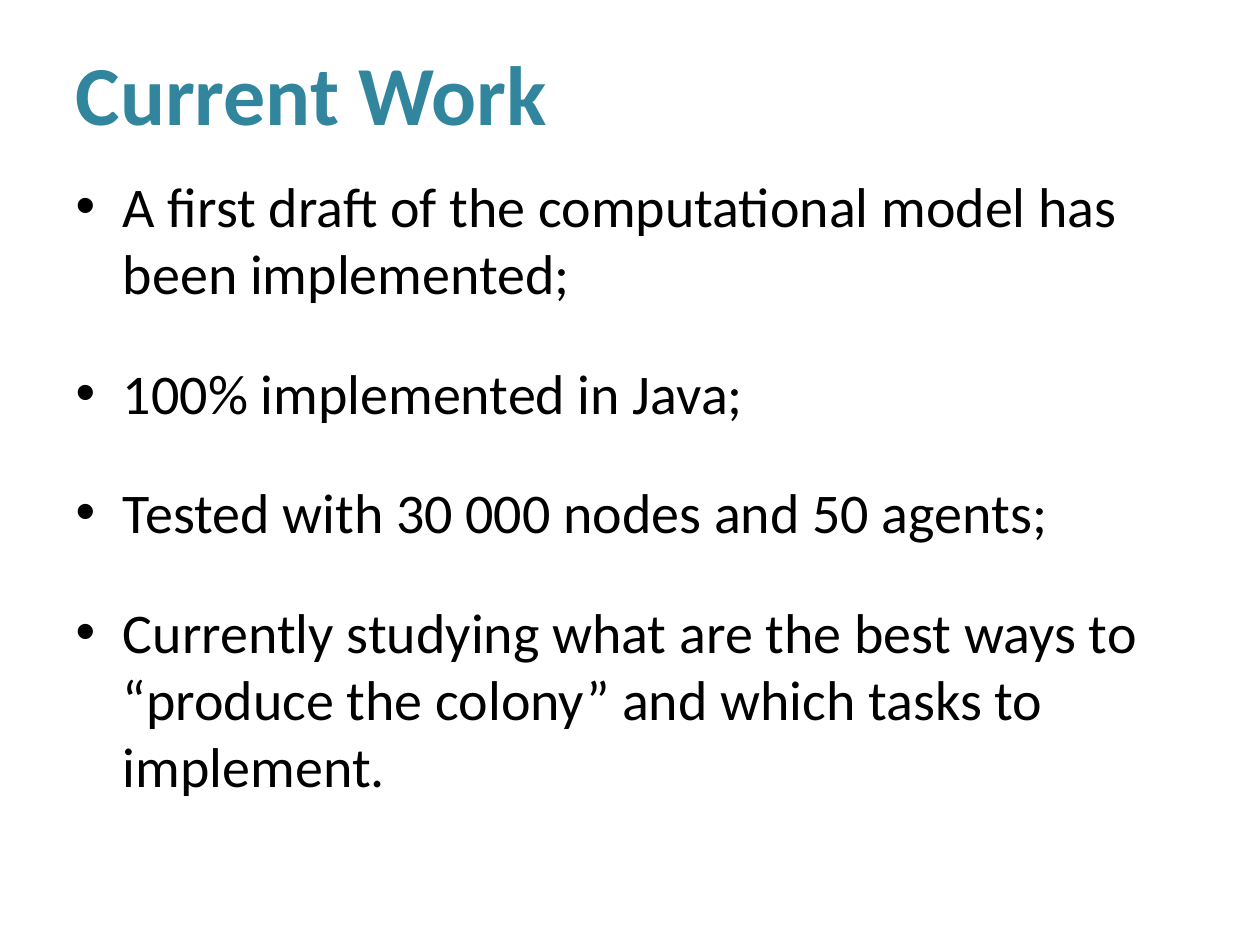
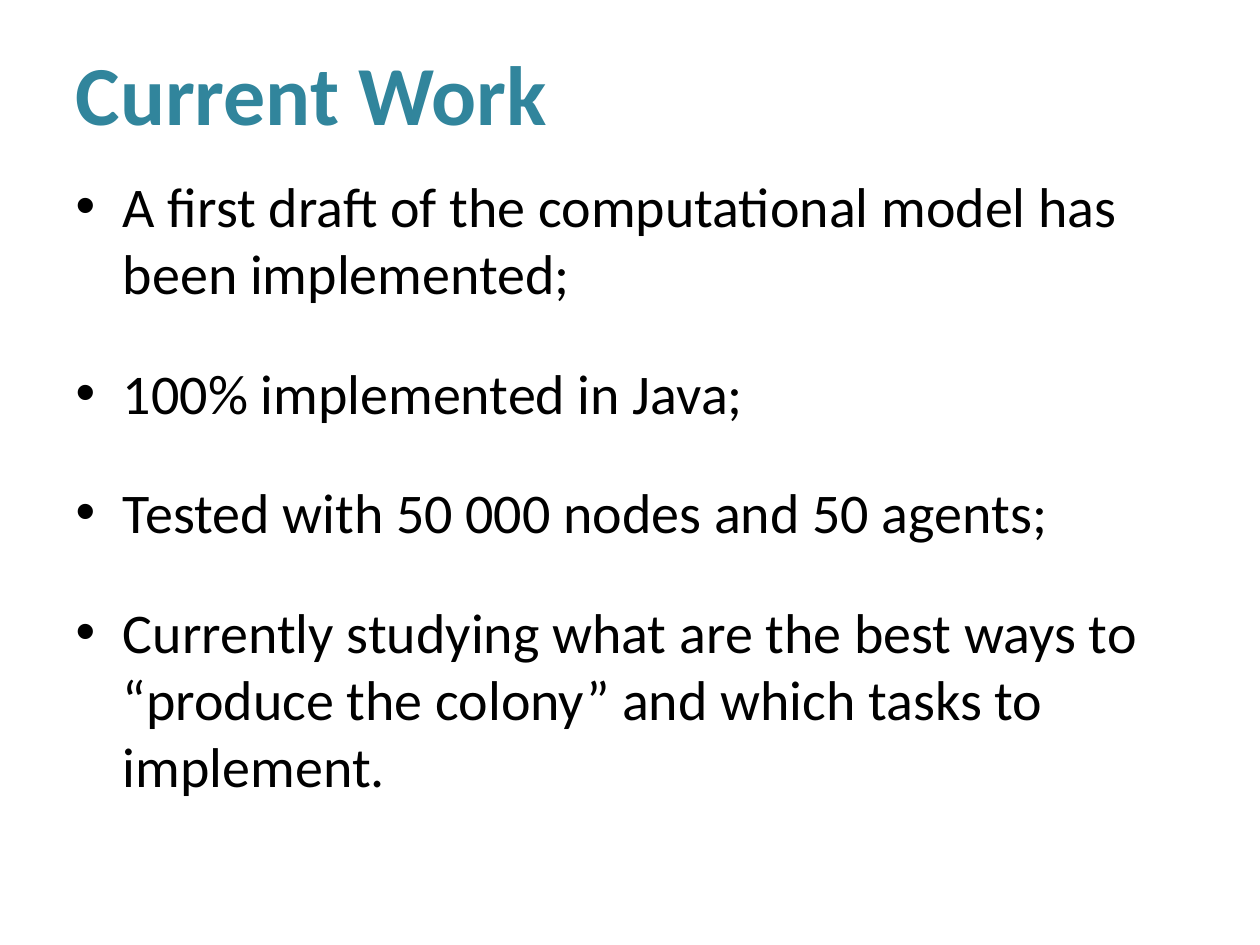
Before and after one commit to luiz-filipe/msc-project, a slide deck: slide 11 of presentation-june/Presentation.pptx. Drawn at 1260x945 pixels with LibreOffice and Linux fonts; fonts in the diff are those of the drawing; background and template pictures are left out. Boxes give left, top, right and bottom in pixels: in the first picture for what was removed or moved away, otherwise in the second. Text is boxed around its words. In the diff, an @@ line names an element or a change of style, - is before the commit and + after.

```diff
--- a/presentation-june/Presentation.pptx
+++ b/presentation-june/Presentation.pptx
@@ text at (123, 494, 1047, 543): text changed @@
-• Tested with 30 000 nodes and 50 agents;
+• Tested with 50 000 nodes and 50 agents;
```
Also in this commit, not shown: 4 other slides changed, 1 slide added, 1 slide removed.
